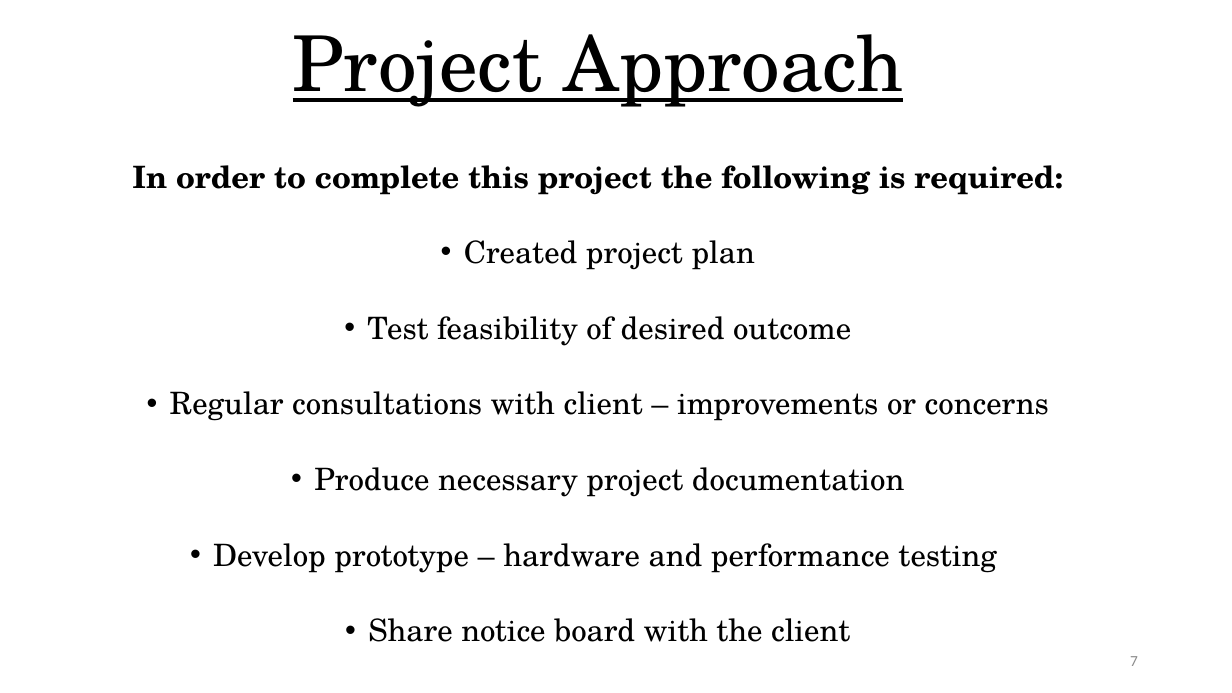
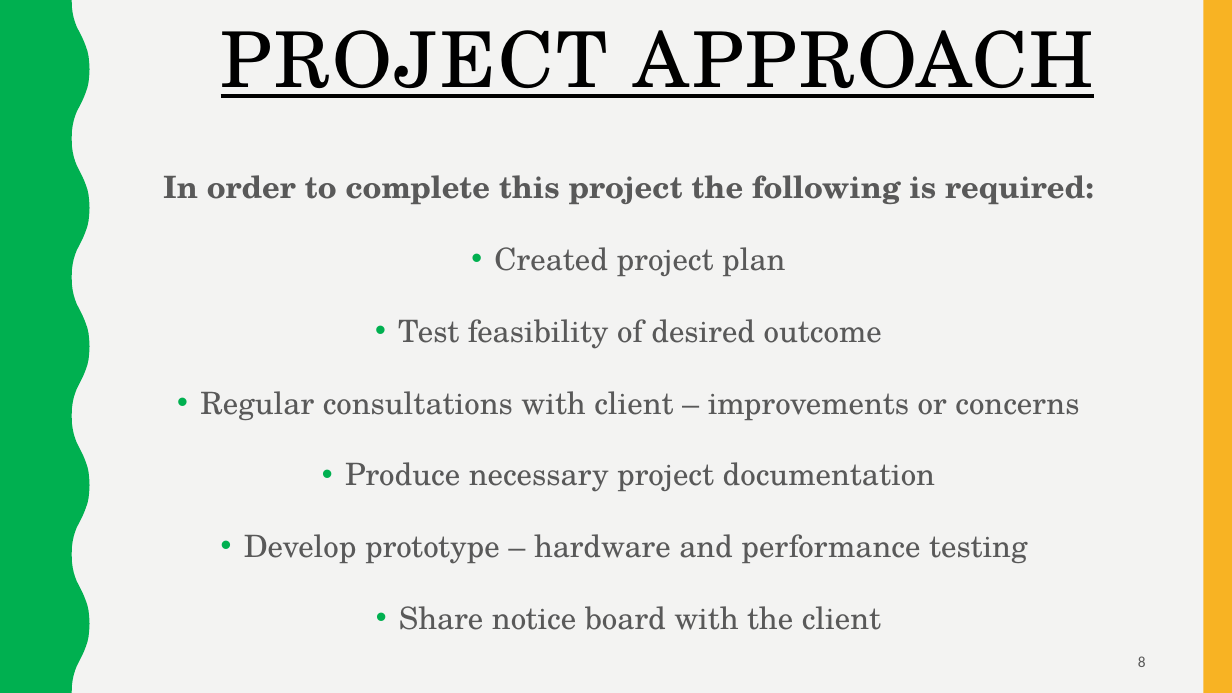
Before and after one commit to scoall/smart-plant, a slide deck: slide 8 of Smart Eco SystemBlankBGEdited.pptx (slide 7 before the commit). Drawn at 1232x693 pixels with LibreOffice and Linux fonts; fonts in the diff are those of the drawing. Boxes give left, top, right and bottom in pixels: in the first picture for what was removed or moved away, otherwise in the second. Text is boxed around its words. In the diff, an @@ line names an element or a change of style, - is before the commit and + after.

```diff
--- a/Smart Eco SystemBlankBGEdited.pptx
+++ b/Smart Eco SystemBlankBGEdited.pptx
@@ background #FFFFFF to #F3F3F2 @@
@@ freeform shape added at (0, 0, 90, 693), fill #00B050 @@
@@ title "PROJECT APPROACH" at (221, 30, 1094, 98): vertical alignment middle to top @@
@@ rectangle added at (1203, 0, 1232, 693), fill #F8B323 @@
@@ title at (221, 30, 1094, 98): text changed @@
-Project Approach
+PROJECT APPROACH
@@ text "In order to complete this ...": place and size @@
-text "In order to complete this ..." at (132, 165, 1063, 642)
+text "In order to complete this ..." at (163, 175, 1094, 630)
@@ text "In order to complete this ..." at (163, 175, 1094, 630): text colour #000000 to #595959; less space between paragraphs @@
@@ page number at (1138, 656, 1146, 667): text changed; text colour #8C8C8C to #595959 @@
-7
+8
```
Also in this commit, not shown: 16 other slides changed, 1 slide added.
